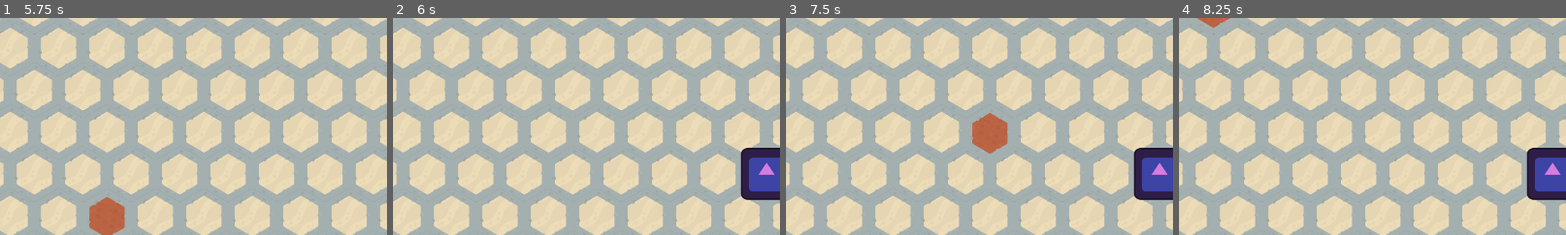
Above: before the commit, frames 1-4 (left to right).
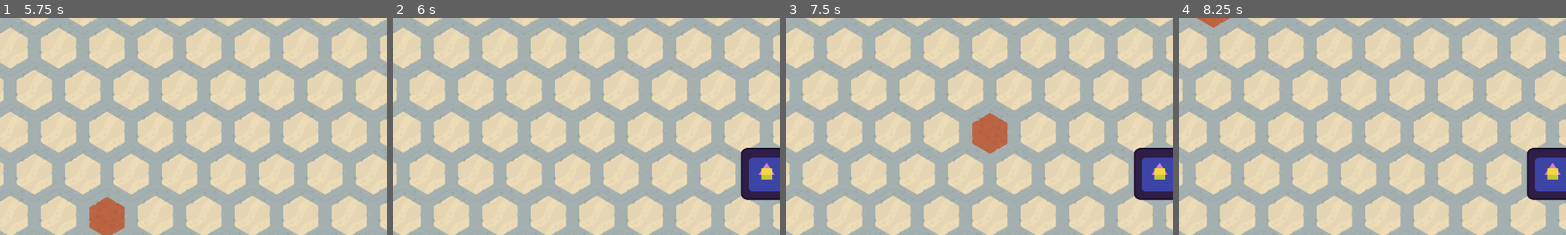
Above: after the commit, the same moments.

Repository: rinevard/MachineHeart
Game: Godot game, scene res://scenes/main.tscn
Two runs of this game, one before a commit and one after it. Both use one fixed random seed, a clock stepped at 60 frames per second and the inputs below. The engine's default icon, where the game draws it, is replaced by a stand-in: a white triangle on a blue panel in a dark square.
Inputs (mouse positions are % of the whole screen's width and height, from its top left):
- Up to frame 1 (5.75 s): click "回合结束" at 0.5 s; click "回合结束" at 1.25 s; click "回合结束" at 2 s; tap Enter at 2.75, 4.25 s; move the mouse to (72, 45) at 2.77 s; hold E (e) 2.78-3.53 s; tap Q (q) at 3.05, 3.6, 5.3 s; tap Space at 3.5, 5 s; move the mouse to (30, 55) at 3.52 s; tap W (w) at 3.8 s; move the mouse to (60, 28) at 4.27 s; hold W (w) 4.28-5.03 s; tap E (e) at 4.55, 5.1 s; move the mouse to (45, 70) at 5.02 s
- Up to frame 2 (6 s): tap Enter at 5.75 s; move the mouse to (80, 65) at 5.77 s; press the mouse at (80, 65) at 5.78 s
- Up to frame 3 (7.5 s): tap W (w) at 6.05 s; tap Space at 6.5 s; move the mouse to (20, 35) at 6.52 s; release the mouse at (20, 35) at 6.53 s; tap Q (q) at 6.6 s; tap E (e) at 6.8 s; move the mouse to (55, 50) at 7.27 s; hold Right mouse button (right_click) from 7.28 s (still down)
- Up to frame 4 (8.25 s): tap Q (q) at 7.55 s; move the mouse to (35, 25) at 8.02 s; release Right mouse button (right_click) at 8.03 s; tap W (w) at 8.1 s
The pictures show only the part of the screen within x 30-80%, y 29-78%; the shares and areas given below are measured in that part.

Frame 1 is identical in both runs. In frame 2, 0.2% of the frame differs, in the area x 94-98%, y 69-75%; in frame 3, 0.2%; in frame 4, 0.2%.

Commit message:
战斗基本逻辑完成

Diff:
--- a/globals/globals.gd
+++ b/globals/globals.gd
@@ -3,13 +3,49 @@
 enum Team {Friend, Enemy, Neutral}
 enum MachineType {Core, Part, Undefined}
 enum HexDirection {
-	RIGHT = 0,    # 向右射击（从左边来）
-	LEFT = 1,     # 向左射击（从右边来）
-	DOWN_RIGHT = 2,    # 向右下射击（从左上来）
-	DOWN_LEFT = 3,     # 向左下射击（从右上来）
-	UP_RIGHT = 4,      # 向右上射击（从左下来）
-	UP_LEFT = 5,       # 向左上射击（从右下来）
+	RIGHT = 0,    # 向右射击
+	LEFT = 1,     # 向左射击
+	DOWN_RIGHT = 2,    # 向右下射击
+	DOWN_LEFT = 3,     # 向左下射击
+	UP_RIGHT = 4,      # 向右上射击
+	UP_LEFT = 5,       # 向左上射击
 }
+
+func direcToVec(dir: int) -> Vector2:
+	match dir:
+		HexDirection.RIGHT:
+			return Vector2(1, 0)
+		HexDirection.LEFT:
+			return Vector2(-1, 0)
+		HexDirection.DOWN_RIGHT:
+			return Vector2(0.5, 0.866).normalized()  # sqrt(3)/2 ≈ 0.866
+		HexDirection.DOWN_LEFT:
+			return Vector2(-0.5, 0.866).normalized()
+		HexDirection.UP_RIGHT:
+			return Vector2(0.5, -0.866).normalized()
+		HexDirection.UP_LEFT:
+			return Vector2(-0.5, -0.866).normalized()
+		_:
+			push_error("direcToVec 接收到的 dir 为", dir, ", 它不在 HexDirection 中")
+			return Vector2(1, 0)
+
+# 将方向枚举转换为可读字符串
+func direction_to_string(direction: int) -> String:
+	match direction:
+		Globals.HexDirection.RIGHT:
+			return "RIGHT"
+		Globals.HexDirection.LEFT:
+			return "LEFT"
+		Globals.HexDirection.DOWN_RIGHT:
+			return "DOWN_RIGHT"
+		Globals.HexDirection.DOWN_LEFT:
+			return "DOWN_LEFT"
+		Globals.HexDirection.UP_RIGHT:
+			return "UP_RIGHT"
+		Globals.HexDirection.UP_LEFT:
+			return "UP_LEFT"
+		_:
+			return "UNKNOWN"
 
 # pos -> scene
 var pos_to_module: Dictionary = {}
--- a/scenes/bullet/bullet.gd
+++ b/scenes/bullet/bullet.gd
@@ -1,6 +1,7 @@
 class_name Bullet
 extends Area2D
 
+var energy: int = 1
 var speed = 300
 var direction = Vector2(1, 0)
 var team = Globals.Team.Neutral
@@ -8,13 +9,18 @@
 func _physics_process(delta):
 	position += delta * speed * direction.normalized()
 
-func init_bullet(dir: Vector2, new_team):
+func init_bullet(new_energy: int, dir: Vector2, new_team):
+	energy = new_energy
 	direction = dir.normalized()
 	rotation = dir.angle()
 	update_team(new_team)
 
 func update_team(new_team):
 	team = new_team
+	call_deferred("_update_collision_mask")
+	return
+
+func _update_collision_mask() -> void:
 	match team:
 		Globals.Team.Friend:
 			set_collision_mask_value(1, false)
@@ -30,8 +36,9 @@
 			set_collision_mask_value(3, false)
 		_:
 			push_error("调用 init_bullet 时, team 不是任何 globals 里预定义的任何一类")
-	return
 
 func _on_area_entered(area: Area2D):
 	print("bullet hit ", area.name)
+	if area.has_method("hurt"):
+		area.hurt(energy)
 	queue_free()
--- a/scenes/machine_elements/base_core.gd
+++ b/scenes/machine_elements/base_core.gd
@@ -1,14 +1,53 @@
 class_name MachineCore
 extends Area2D
 
-var team = Globals.Team.Neutral
+signal died(tile_pos: Vector2i, prioritize_friend: bool)
+
+var team = Globals.Team.Neutral:
+	set(value):
+		team = value
+		call_deferred("_update_collision_layer")
 var type = Globals.MachineType.Core
 @export var default_health: int = -1
 @export var default_armor: int = -1
 
+var tile_pos: Vector2i = Vector2i.ZERO
+var has_died: bool = false
 var health: int
 var armor: int
 
 func _ready():
 	health = default_health
 	armor = default_armor
+
+func init_module(pos: Vector2i) -> void:
+	tile_pos = pos
+
+func hurt(amount: int):
+	if armor > 0:
+		armor -= amount
+	else:
+		health -= amount
+	if health <= 0 and not has_died:
+		die()
+
+func die():
+	has_died = true
+	# 如果是敌方, 则定然是被友方打死的, 因此优先连友方
+	var prioritize_friend: bool = true if team == Globals.Team.Enemy else false
+	died.emit(tile_pos, prioritize_friend)
+
+func _update_collision_layer() -> void:
+	# 首先清除所有相关层
+	set_collision_layer_value(1, false)
+	set_collision_layer_value(2, false)
+	set_collision_layer_value(3, false)
+
+	# 根据队伍设置对应层
+	match team:
+		Globals.Team.Friend:
+			set_collision_layer_value(1, true)
+		Globals.Team.Enemy:
+			set_collision_layer_value(2, true)
+		Globals.Team.Neutral:
+			set_collision_layer_value(3, true)
--- a/scenes/machine_elements/base_part.gd
+++ b/scenes/machine_elements/base_part.gd
@@ -1,11 +1,18 @@
 class_name MachinePart
 extends Area2D
 
-var team = Globals.Team.Neutral
+signal died(tile_pos: Vector2i, prioritize_friend: bool)
+
+var team = Globals.Team.Neutral:
+	set(value):
+		team = value
+		call_deferred("_update_collision_layer")
 var type = Globals.MachineType.Part
 @export var default_health: int = -1
 @export var default_armor: int = -1
 
+var tile_pos: Vector2i = Vector2i.ZERO
+var has_died: bool = false
 var health: int
 var armor: int
 
@@ -13,5 +20,37 @@
 	health = default_health
 	armor = default_armor
 
-func activate():
-	print(name, " is activated!")
+func init_module(pos: Vector2i) -> void:
+	tile_pos = pos
+
+func hurt(amount: int):
+	if armor > 0:
+		armor -= amount
+	else:
+		health -= amount
+	if health <= 0 and not has_died:
+		die()
+
+func die():
+	has_died = true
+	# 如果是敌方, 则定然是被友方打死的, 因此优先连友方
+	var prioritize_friend: bool = true if team == Globals.Team.Enemy else false
+	died.emit(tile_pos, prioritize_friend)
+
+func _update_collision_layer() -> void:
+	# 首先清除所有相关层
+	set_collision_layer_value(1, false)
+	set_collision_layer_value(2, false)
+	set_collision_layer_value(3, false)
+
+	# 根据队伍设置对应层
+	match team:
+		Globals.Team.Friend:
+			set_collision_layer_value(1, true)
+		Globals.Team.Enemy:
+			set_collision_layer_value(2, true)
+		Globals.Team.Neutral:
+			set_collision_layer_value(3, true)
+
+func activate(energy: int, energy_dir: int):
+	return
--- a/scenes/machine_elements/black_core.tscn
+++ b/scenes/machine_elements/black_core.tscn
@@ -8,6 +8,8 @@
 
 [node name="BlackCore" type="Area2D"]
 script = ExtResource("1_pbulv")
+default_health = 3
+default_armor = 2
 
 [node name="Sprite2D" type="Sprite2D" parent="."]
 modulate = Color(0, 0, 0, 1)
--- a/scenes/machine_elements/gun_part.gd
+++ b/scenes/machine_elements/gun_part.gd
@@ -1,11 +1,10 @@
 extends MachinePart
 
-var dir: Vector2 = Vector2(1, 0)
 const BULLET = preload("res://scenes/bullet/bullet.tscn")
 
-func activate():
-	super.activate()
+func activate(energy: int, energy_dir: int):
+	super.activate(energy, energy_dir)
 	# 测试用的子弹射击
 	var new_bullet: Bullet = BULLET.instantiate()
-	new_bullet.init_bullet(dir, team)
+	new_bullet.init_bullet(energy, Globals.direcToVec(energy_dir), team)
 	add_child(new_bullet)
--- a/scenes/main.gd
+++ b/scenes/main.gd
@@ -2,6 +2,8 @@
 @onready var background_tile_map_layer: TileMapLayer = $BackgroundTileMapLayer
 @onready var turn_handler: TurnHandler = $TurnHandler
 @onready var mouse_handler: MouseHandler = $MouseHandler
+@onready var team_shower: CanvasLayer = $TeamShower
+
 # 以下皆为 tile_pos
 # 连通分量列表，每个元素是[core/null, part1, part2, ...]
 var components: Array = []
@@ -52,30 +54,14 @@
 	push_error("无效的方向！")
 	return -1
 
-# 将方向枚举转换为可读字符串
-func _direction_to_string(direction: int) -> String:
-	match direction:
-		Globals.HexDirection.RIGHT:
-			return "RIGHT"
-		Globals.HexDirection.LEFT:
-			return "LEFT"
-		Globals.HexDirection.DOWN_RIGHT:
-			return "DOWN_RIGHT"
-		Globals.HexDirection.DOWN_LEFT:
-			return "DOWN_LEFT"
-		Globals.HexDirection.UP_RIGHT:
-			return "UP_RIGHT"
-		Globals.HexDirection.UP_LEFT:
-			return "UP_LEFT"
-		_:
-			return "UNKNOWN"
-
 # 计算组件中各个部分的激活顺序和能量传递
 func activate_nodes(component: Array) -> void:
 	if component.is_empty() or component[0] == null:
 		return
 
 	var core_pos = component[0]
+	# activate_parts 里
+	# 每个元素形如 {pos: [scene, [[energy1, dir1], [energy2, dir2], ...]}
 	var activate_parts = []
 	var visited = {core_pos: true}
 	var cur_layer = {core_pos: [[1.0, -1]]}  # core的方向标记为-1
@@ -123,21 +109,32 @@
 			merged_next_layer[pos] = [[total_energy, next_layer[pos][0][1]]]
 		cur_layer = merged_next_layer
 
-	# 打印激活信息（用于测试）
-	print("Activation layers:")
+	# 按顺序激活零件
 	for i in range(activate_parts.size()):
-		print("Layer ", i + 1, ":")
 		for pos in activate_parts[i]:
 			var scene = activate_parts[i][pos][0]
 			var energies_dirs = activate_parts[i][pos][1]
-			print("\tPosition: ", pos, " Scene: ", scene)
 			for energy_dir in energies_dirs:
-				print("\t\tEnergy: ", energy_dir[0], " Shooting Direction: ", _direction_to_string(energy_dir[1]))
+				if scene.has_method("activate"):
+					scene.activate(energy_dir[0], energy_dir[1])
+
+	# 打印激活信息（用于测试）
+	#print("\n-------------------\n", activate_parts, "\n-------------------\n")
+	#print("Activation layers:")
+	#for i in range(activate_parts.size()):
+		#print("Layer ", i + 1, ":")
+		#for pos in activate_parts[i]:
+			#var scene = activate_parts[i][pos][0]
+			#var energies_dirs = activate_parts[i][pos][1]
+			#print("\tPosition: ", pos, " Scene: ", scene)
+			#for energy_dir in energies_dirs:
+				#if scene.has_method("activate"):
+					#scene.activate(energy_dir[0], energy_dir[1])
+				#print("\t\tEnergy: ", energy_dir[0], " Shooting Direction: ", Globals.direction_to_string(energy_dir[1]))
 
 # 判断pos处是否有module且是core
 func _is_core(pos: Vector2i) -> bool:
 	return Globals.pos_to_module.has(pos) and Globals.pos_to_module[pos].type == Globals.MachineType.Core
-
 
 # 找出一个component中的所有连通块，返回形如[core/null, pos1, pos2...]的数组列表
 # 对于有core的连通块，确保core位置在首位；对于无core的连通块，首位为null
@@ -243,8 +240,11 @@
 	if something.get("type") == null or something.get("team") == null:
 		push_error("放置了一个没有type或team属性的东西")
 		return
-
+	assert(something.has_method("init_module"), "放置了一个没有 init_module 的东西: " + something.name)
+	assert(something.has_signal("died"), "放置了一个没有 died 信号的东西: " + something.name)
 	Globals.pos_to_module[pos] = something
+	something.init_module(pos)
+	something.died.connect(_on_successfully_delete)
 
 	match something.type:
 		Globals.MachineType.Core:
@@ -267,6 +267,9 @@
 	var was_core = _is_core(pos)
 	var removed_scene: Node2D = Globals.pos_to_module[pos]
 	removed_scene.visible = false
+	print("该场景被visible false: ", removed_scene)
+	print("该场景被queue free: ", removed_scene)
+	removed_scene.call_deferred("queue_free")
 
 	# 从映射中移除
 	pos_to_component_idx.erase(pos)
@@ -293,9 +296,6 @@
 		var rep_pos = component[1] if component[0] == null else component[0]  # 用第一个非null位置作为代表
 		pos_to_component_idx[rep_pos] = components.size() - 1
 		_merge_component(components.size() - 1, prioritize_friend)
-
-	removed_scene.queue_free()
-
 
 # 尝试将指定索引的分量与其他分量合并
 # params: component_idx - 要合并的分量索引
@@ -362,6 +362,39 @@
 			if pos != null:  # 跳过可能的null（表示无core的标记）
 				pos_to_component_idx[pos] = j
 	print("components: \n", components, "\n")
+
+	# TODO
+	# === 以下是新增的可视化代码 ===
+	# 清除之前的所有标记
+	for child in team_shower.get_children():
+		child.queue_free()
+
+	# 为每个component添加标记
+	for component in components:
+		var team = Globals.Team.Neutral
+		if component[0] != null:  # 如果有core，获取其阵营
+			team = Globals.pos_to_module[component[0]].team
+
+		# 根据阵营选择颜色
+		var color = Color.YELLOW  # 默认中立黄色
+		if team == Globals.Team.Friend:
+			color = Color.GREEN
+		elif team == Globals.Team.Enemy:
+			color = Color.RED
+
+		# 为component中的每个位置添加标记点
+		for pos in component:
+			if pos != null:  # 跳过null标记
+				var local_pos = background_tile_map_layer.map_to_local(pos)
+				var global_pos = background_tile_map_layer.to_global(local_pos)
+
+				# 创建标记点
+				var dot = ColorRect.new()
+				dot.size = Vector2(28, 28)  # 4x4像素的小点
+				dot.position = global_pos - dot.size/2  # 居中放置
+				dot.color = color
+				dot.color.a = 0.7  # 设置透明度
+				team_shower.add_child(dot)
 
 func get_neighbors(pos: Vector2i) -> Array[Vector2i]:
 	var x: int = pos.x
--- a/scenes/main.tscn
+++ b/scenes/main.tscn
@@ -17,3 +17,5 @@
 [node name="MouseHandler" parent="." instance=ExtResource("3_w2oib")]
 
 [node name="TurnHandler" parent="." instance=ExtResource("4_atj0k")]
+
+[node name="TeamShower" type="CanvasLayer" parent="."]
--- a/scenes/mouse_handler/mouse_handler.gd
+++ b/scenes/mouse_handler/mouse_handler.gd
@@ -67,7 +67,6 @@
 	# 删除以后优先和友方合并
 	successfully_delete.emit(mouse_tile_pos, true)
 
-
 func get_mouse_tilepos() -> Vector2i:
 	var mouse_global_pos = get_global_mouse_position()
 	var mouse_local_pos_for_tilemap = highlight_tile_map_layer.to_local(mouse_global_pos)
